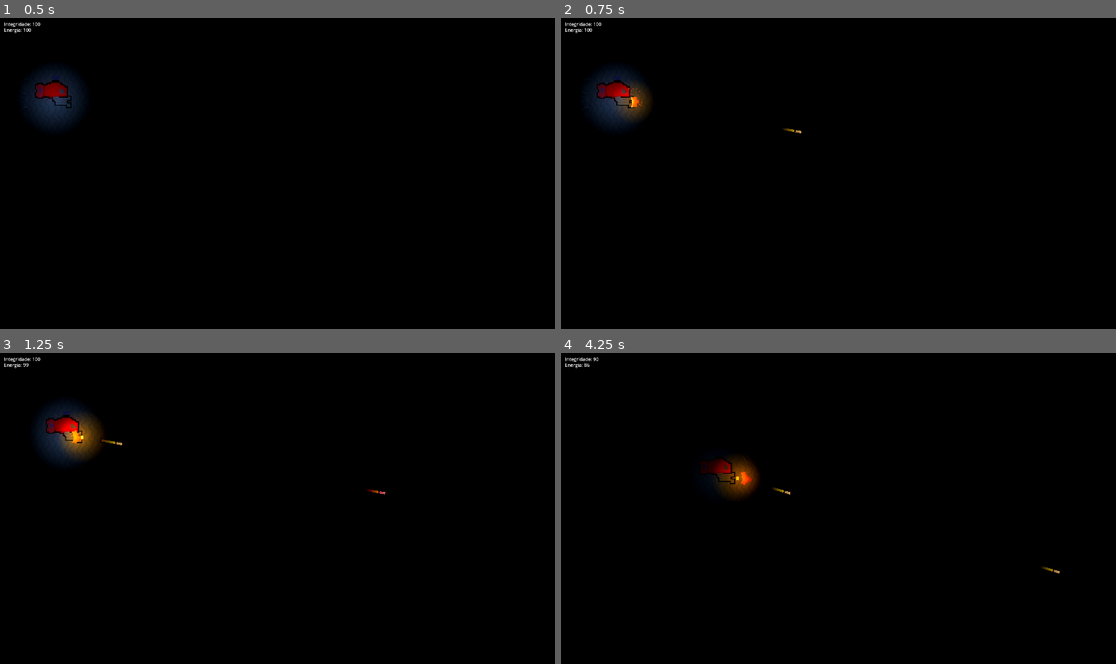
Above: before the commit, frames 1-4 (two rows, left to right).
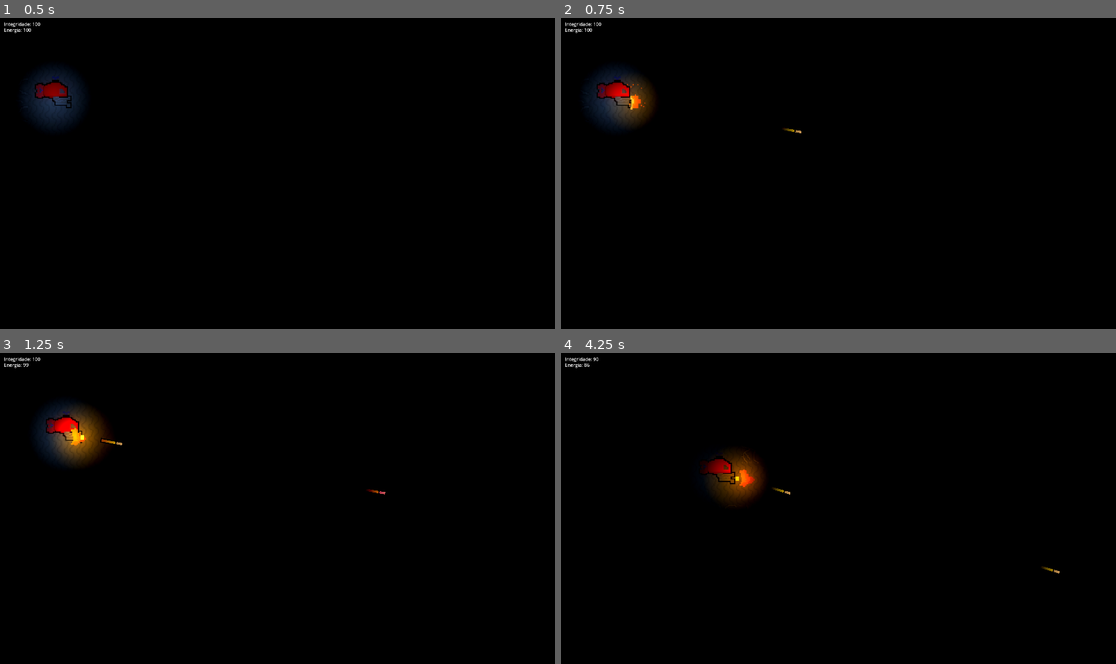
Above: after the commit, the same moments.

Repository: LitheFulminare/subechoXP3
Game: Godot game, scene res://Scenes/Layouts/Main 1.tscn
Two runs of this game, one before a commit and one after it. Both use one fixed random seed, a clock stepped at 60 frames per second and the inputs below.
Inputs (mouse positions are in pixels of both pictures, inside the frame that each line leads up to):
- Up to frame 1 (0.5 s): no input
- Up to frame 2 (0.75 s): tap Enter at 0.5 s; move the mouse to (960, 157) at 0.52 s; press the mouse at (960, 157) at 0.53 s; hold D (Right) from 0.53 s (still down)
- Up to frame 3 (1.25 s): keep holding D (Right)
- Up to frame 4 (4.25 s): move the mouse to (727, 524) at 1.27 s; release D (Right) at 1.28 s; release the mouse at (727, 524) at 1.28 s; hold S (Down) 1.28-2.03 s; click (727, 524) at 1.35 s; move the mouse to (894, 440) at 2.02 s; hold D (Right) 2.03-2.78 s; hold F (Sonar) 2.03-2.78 s; click (894, 440) at 2.3 s; move the mouse to (810, 570) at 2.77 s; hold W (Up) 2.78-3.53 s; click (810, 570) at 2.85 s; move the mouse to (1005, 555) at 3.52 s; press the mouse at (1005, 555) at 3.53 s; hold A (Left) from 3.53 s (still down)

Frame 1 is identical in both runs. In frame 2, 0.2% of the frame differs, in the area x 8-17%, y 19-35%; in frame 3, 1.0%; in frame 4, 1.0%, in the area x 26-37%, y 31-50%.

Commit message:
misc

Diff:
--- a/Scenes/Layouts/Main 1.gd
+++ b/Scenes/Layouts/Main 1.gd
@@ -1,5 +1,4 @@
 extends Node2D
-
 
 # Called when the node enters the scene tree for the first time.
 func _ready():
@@ -8,6 +7,7 @@
 
 # Called every frame. 'delta' is the elapsed time since the previous frame.
 func _process(delta):
+
 	$UI/Integridade.text = "Integridade: " + str($CanvasGroup/Player.life)
 	$UI/Energia.text = "Energia: " + str($CanvasGroup/Player.energy)
 
--- a/Scenes/Player_e_misc/Particulas e projéteis/Muzzle 1.gd
+++ b/Scenes/Player_e_misc/Particulas e projéteis/Muzzle 1.gd
@@ -1,16 +1,19 @@
 extends Node2D
-#@onready var player = $"."
-#@onready var pin_joint_2d = $PinJoint2D
+
 
 # Called when the node enters the scene tree for the first time.
 func _ready():
 	pass
 
+
 func _process(delta):
 	pass
-	#$animacao.position = $pin_joint_2d.global_position
+	#position = get_node("Spawn Tiro 1").global_position
+
+
 
 func anim():
+
 	$animacao.play()
 	var tween = create_tween()
 	tween.tween_property($luz, "scale", Vector2.ZERO, 1)
--- a/Scenes/Player_e_misc/Particulas e projéteis/Muzzle 1.tscn
+++ b/Scenes/Player_e_misc/Particulas e projéteis/Muzzle 1.tscn
@@ -60,17 +60,17 @@
 "speed": 13.0
 }]
 
-[sub_resource type="Gradient" id="Gradient_x3oy3"]
+[sub_resource type="Gradient" id="Gradient_jdehp"]
 colors = PackedColorArray(1, 0.585938, 0, 1, 0, 0, 0, 1)
 
 [sub_resource type="GradientTexture2D" id="GradientTexture2D_plgjp"]
-gradient = SubResource("Gradient_x3oy3")
+gradient = SubResource("Gradient_jdehp")
 fill = 1
 fill_from = Vector2(0.504587, 0.5)
 fill_to = Vector2(0.133028, 0.137615)
 
 [node name="Muzzle lento" type="Node2D"]
-scale = Vector2(3, 3)
+scale = Vector2(4, 4)
 script = ExtResource("1_anfrx")
 
 [node name="animacao" type="AnimatedSprite2D" parent="."]
--- a/Scenes/Player_e_misc/Player/CharacterBody2D.gd
+++ b/Scenes/Player_e_misc/Player/CharacterBody2D.gd
@@ -114,7 +114,7 @@
 		var muzz = muzz1Path.instantiate()
 		get_parent().add_child(muzz)
 		#$"Spawn Tiro 1".add_child(muzz)
-		muzz.position = $"Spawn Tiro 1".global_position
+		muzz.position = $PinJoint2D.global_position
 		muzz.anim()
 
 		t1_cd = true
Not shown, added: Scenes/Layouts/MaiA636.tmp
